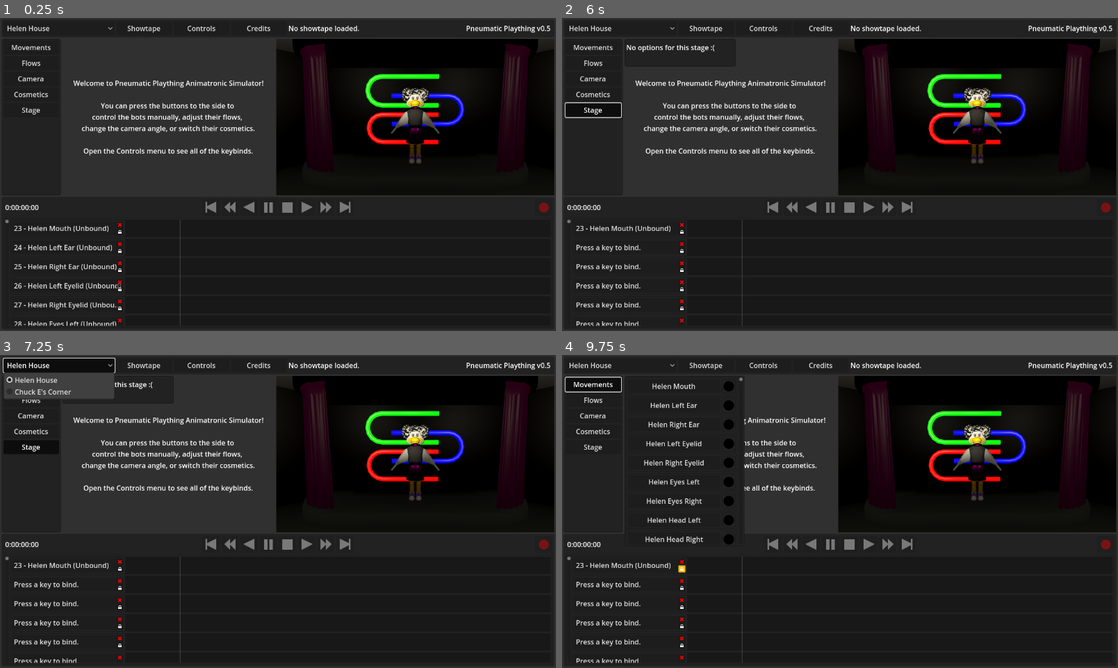
Above: before the commit, frames 1-4 (two rows, left to right).
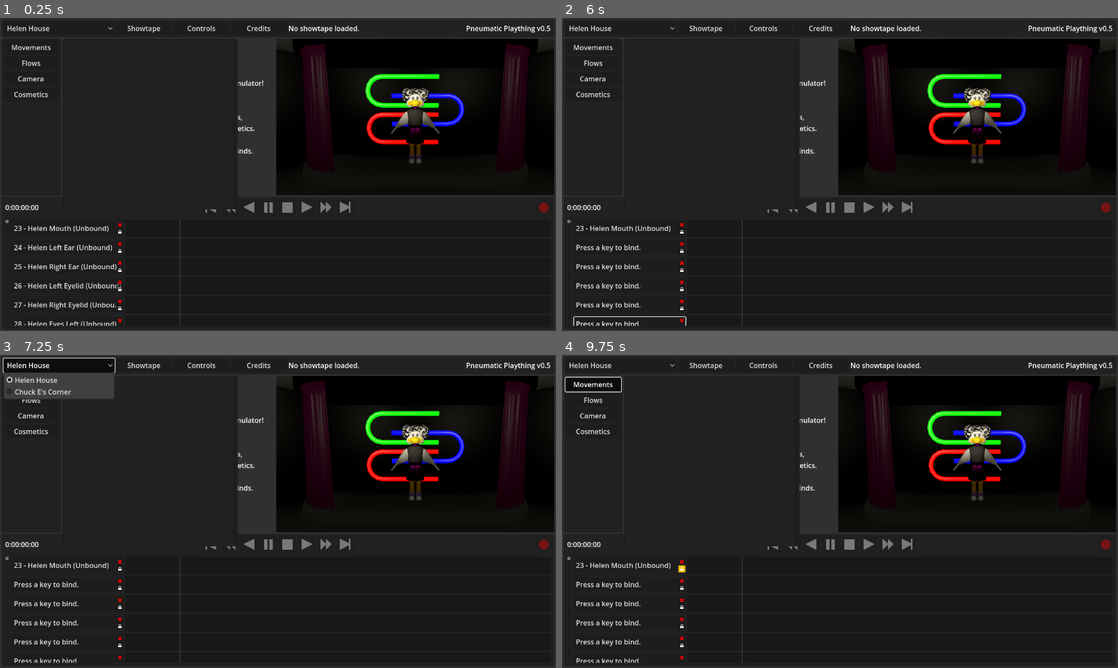
Above: after the commit, the same moments.

Repository: pizzaperp95/PneumaticPlaything
Game: Godot game, scene res://Scenes/GUI/EditorScreen.tscn
Two runs of this game, one before a commit and one after it. Both use one fixed random seed, a clock stepped at 60 frames per second and the inputs below.
Inputs (mouse positions are in pixels of both pictures, inside the frame that each line leads up to):
- Up to frame 1 (0.25 s): no input
- Up to frame 2 (6 s): click "23 - Helen Mouth (Unbound)" at 0.5 s; click "Press a key to bind." at 1.25 s; click "24 - Helen Left Ear (Unbound)" at 2 s; click "25 - Helen Right Ear (Unbound)" at 2.75 s; click "26 - Helen Left Eyelid (Unbou…" at 3.5 s; click "27 - Helen Right Eyelid (Unbo…" at 4.25 s; click "28 - Helen Eyes Left (Unbound)" at 5 s; click (595, 108) at 5.75 s, where only the run before the commit has a clickable "Stage"
- Up to frame 3 (7.25 s): click "Helen House" at 6.5 s
- Up to frame 4 (9.75 s): click "Showtape" at 7.25 s; click (684, 561) at 8.02 s; click (684, 567) at 8.77 s; click "Movements" at 9.5 s

The runs differ from the first frame. In frame 1, 1.5% of the frame differs, in the area x 3-43%, y 20-62%; in frame 2, 1.8%; in frame 3, 1.5%; in frame 4, 1.8%, in the area x 3-43%, y 7-62%.

Commit message:
cosmetic system is working

Diff:
--- /dev/null
+++ b/Scenes/GUI/Controls/CosmeticAdjustment.tscn
@@ -0,0 +1,35 @@
+[gd_scene load_steps=2 format=3 uid="uid://dfll7xwkb2mbi"]
+
+[ext_resource type="Script" uid="uid://1f7v3ohsgx0g" path="res://Scripts/CosmeticAdjustment.gd" id="1_fg0vw"]
+
+[node name="FlowControl" type="Control"]
+layout_mode = 3
+anchors_preset = 0
+offset_right = 384.0
+offset_bottom = 40.0
+script = ExtResource("1_fg0vw")
+
+[node name="Panel" type="Panel" parent="."]
+layout_mode = 0
+offset_right = 384.0
+offset_bottom = 40.0
+
+[node name="Label" type="Label" parent="Panel"]
+layout_mode = 0
+offset_left = 4.0
+offset_top = 4.0
+offset_right = 184.0
+offset_bottom = 36.0
+text = "Cosmetic Adustment"
+vertical_alignment = 1
+clip_text = true
+text_overrun_behavior = 3
+
+[node name="OptionButton" type="OptionButton" parent="Panel"]
+layout_mode = 0
+offset_left = 188.0
+offset_top = 4.0
+offset_right = 380.0
+offset_bottom = 36.0
+
+[connection signal="item_selected" from="Panel/OptionButton" to="." method="_on_option_button_item_selected"]
--- a/Scenes/GUI/EditorScreen.tscn
+++ b/Scenes/GUI/EditorScreen.tscn
@@ -510,16 +510,6 @@
 button_group = ExtResource("13_wy7jo")
 text = "Cosmetics"
 
-[node name="StageFlyoutButton" type="Button" parent="FlyoutPanel/FlyoutButtons"]
-layout_mode = 0
-offset_left = 4.0
-offset_top = 148.0
-offset_right = 132.0
-offset_bottom = 180.0
-toggle_mode = true
-button_group = ExtResource("13_wy7jo")
-text = "Stage"
-
 [node name="Movements" type="Panel" parent="FlyoutPanel"]
 visible = false
 layout_mode = 0
@@ -583,36 +573,29 @@
 offset_bottom = 4.0
 
 [node name="Cosmetics" type="Panel" parent="FlyoutPanel"]
-visible = false
-layout_mode = 0
 offset_left = 140.0
-offset_right = 396.0
-offset_bottom = 64.0
-
-[node name="Label" type="Label" parent="FlyoutPanel/Cosmetics"]
-layout_mode = 0
-offset_left = 4.0
-offset_top = 4.0
-offset_right = 228.0
-offset_bottom = 36.0
-text = "No options for this stage :("
-vertical_alignment = 1
-
-[node name="Stage" type="Panel" parent="FlyoutPanel"]
-visible = false
-layout_mode = 0
-offset_left = 140.0
-offset_right = 396.0
-offset_bottom = 64.0
-
-[node name="Label" type="Label" parent="FlyoutPanel/Stage"]
-layout_mode = 0
-offset_left = 4.0
-offset_top = 4.0
-offset_right = 228.0
-offset_bottom = 36.0
-text = "No options for this stage :("
-vertical_alignment = 1
+offset_right = 544.0
+offset_bottom = 392.0
+
+[node name="InvisibleMask" type="Control" parent="FlyoutPanel/Cosmetics"]
+clip_contents = true
+anchors_preset = 0
+offset_left = 4.0
+offset_top = 4.0
+offset_right = 388.0
+offset_bottom = 388.0
+
+[node name="CosmeticsHandle" type="Control" parent="FlyoutPanel/Cosmetics/InvisibleMask"]
+anchors_preset = 0
+
+[node name="VScrollBar" type="VScrollBar" parent="FlyoutPanel/Cosmetics"]
+layout_mode = 0
+offset_left = 392.0
+offset_top = 4.0
+offset_right = 400.0
+offset_bottom = 388.0
+max_value = 0.0
+step = 1.0
 
 [node name="ControlsScreen" type="Control" parent="."]
 visible = false
@@ -1123,9 +1106,9 @@
 [connection signal="toggled" from="FlyoutPanel/FlyoutButtons/FlowsFlyoutButton" to="." method="_on_flows_flyout_button_toggled"]
 [connection signal="toggled" from="FlyoutPanel/FlyoutButtons/CameraFlyoutButton" to="." method="_on_camera_flyout_button_toggled"]
 [connection signal="toggled" from="FlyoutPanel/FlyoutButtons/CosmeticsFlyoutButton" to="." method="_on_cosmetics_flyout_button_toggled"]
-[connection signal="toggled" from="FlyoutPanel/FlyoutButtons/StageFlyoutButton" to="." method="_on_stage_flyout_button_toggled"]
 [connection signal="value_changed" from="FlyoutPanel/Movements/VScrollBar" to="." method="_on_movement_v_scroll_bar_value_changed"]
 [connection signal="value_changed" from="FlyoutPanel/FlowControls/VScrollBar" to="." method="_on_flow_v_scroll_bar_value_changed"]
+[connection signal="value_changed" from="FlyoutPanel/Cosmetics/VScrollBar" to="." method="_on_cosmetics_v_scroll_bar_value_changed"]
 [connection signal="pressed" from="ControlsScreen/InputEater" to="." method="_on_input_eater_pressed"]
 [connection signal="pressed" from="CreditsScreen/InputEater" to="." method="_on_input_eater_pressed"]
 [connection signal="pressed" from="ShowtapeNewScreen/InputEater" to="." method="_on_input_eater_pressed"]
--- a/Scenes/Stages/ChuckEsCorner.tscn
+++ b/Scenes/Stages/ChuckEsCorner.tscn
@@ -1,6 +1,6 @@
 [gd_scene load_steps=6 format=3 uid="uid://dw3eplmapm5gc"]
 
-[ext_resource type="PackedScene" uid="uid://bb70mexwmq1ta" path="res://Models/Cyberamics/PTTChuck.glb" id="1_m77pm"]
+[ext_resource type="PackedScene" uid="uid://c2j62syov3skq" path="res://Models/Cyberamics/Cyberamic Chuck.glb" id="1_t27ru"]
 [ext_resource type="Script" uid="uid://bu68w4jnh0n2b" path="res://Scripts/AnimatronicController.gd" id="2_8qvk7"]
 [ext_resource type="PackedScene" uid="uid://bv66hlbvtekho" path="res://Models/ChuckEsCorner/ChuckEsCornerStage.glb" id="3_8qvk7"]
 [ext_resource type="PackedScene" uid="uid://dmh5upwts8y11" path="res://Models/Cyberamics/Warblettes.glb" id="3_t27ru"]
@@ -10,8 +10,8 @@
 
 [node name="ChuckEsCorner" type="Node3D"]
 
-[node name="Chuck" parent="." instance=ExtResource("1_m77pm")]
-transform = Transform3D(-1.5, 0, 2.26494e-07, 0, 1.5, 0, -2.26494e-07, 0, -1.5, -2, 2, 0.312447)
+[node name="Chuck" parent="." instance=ExtResource("1_t27ru")]
+transform = Transform3D(-1.5, 0, -1.31134e-07, 0, 1.5, 0, 1.31134e-07, 0, -1.5, -2, 2, 0.312)
 script = ExtResource("2_8qvk7")
 
 [node name="Warblettes" parent="." instance=ExtResource("3_t27ru")]
--- /dev/null
+++ b/Scripts/CosmeticAdjustment.gd
@@ -0,0 +1,18 @@
+extends Control
+
+@export var vis_name: String
+@export var scene_handle: String
+@export var options: Dictionary
+
+func _ready() -> void:
+	$Panel/Label.text = vis_name
+	for option in options:
+		$Panel/OptionButton.add_item(option)
+	$Panel/OptionButton.select(0)
+	for adjusted in options[$Panel/OptionButton.get_item_text(0)]:
+		get_node(scene_handle+adjusted).visible = options[$Panel/OptionButton.get_item_text(0)][adjusted]
+
+
+func _on_option_button_item_selected(index: int) -> void:
+	for adjusted in options[$Panel/OptionButton.get_item_text(index)]:
+		get_node(scene_handle+adjusted).visible = options[$Panel/OptionButton.get_item_text(index)][adjusted]
--- a/Scripts/EditorScreen.gd
+++ b/Scripts/EditorScreen.gd
@@ -45,7 +45,9 @@
 			39: { "bot": "Helen", "movement": "Body Left", "flow_in": 0.7, "flow_out": 0.7 },
 			40: { "bot": "Helen", "movement": "Body Right", "flow_in": 0.7, "flow_out": 0.7 },
 			41: { "bot": "Helen", "movement": "Body Lean", "flow_in": 1.0, "flow_out": 0.8 },
-		}
+		},
+
+		"cosmetics": { }
 	},
 	"Chuck E's Corner":
 	{
@@ -68,6 +70,121 @@
 			8: { "bot": "Chuck", "movement": "Right Arm", "flow_in": 2.0, "flow_out": 1.0 },
 			41: { "bot": "Warblettes", "movement": "Mouth", "flow_in": 4.0, "flow_out": 3.0 },
 			44: { "bot": "Warblettes", "movement": "Body Rock", "flow_in": 1.0, "flow_out": 1.0 },
+		},
+
+		"cosmetics":
+		{
+			"Chuck E. Hat":
+			{
+				"Derby":
+				{
+					"Chuck/Chuck/Skeleton3D/Avenger Hat": false,
+					"Chuck/Chuck/Skeleton3D/Cool Chuck Hat": false,
+					"Chuck/Chuck/Skeleton3D/Derby": true,
+				},
+				"Cool Chuck":
+				{
+					"Chuck/Chuck/Skeleton3D/Avenger Hat": false,
+					"Chuck/Chuck/Skeleton3D/Cool Chuck Hat": true,
+					"Chuck/Chuck/Skeleton3D/Derby": false,
+				},
+				"Avenger":
+				{
+					"Chuck/Chuck/Skeleton3D/Avenger Hat": true,
+					"Chuck/Chuck/Skeleton3D/Cool Chuck Hat": false,
+					"Chuck/Chuck/Skeleton3D/Derby": false,
+				},
+				"None":
+				{
+					"Chuck/Chuck/Skeleton3D/Avenger Hat": false,
+					"Chuck/Chuck/Skeleton3D/Cool Chuck Hat": false,
+					"Chuck/Chuck/Skeleton3D/Derby": false,
+				}
+			},
+
+			"Chuck E. Shirt":
+			{
+				"Red Vest":
+				{
+					"Chuck/Chuck/Skeleton3D/Avenger Shirt": false,
+					"Chuck/Chuck/Skeleton3D/Cool Chuck Shirt": false,
+					"Chuck/Chuck/Skeleton3D/Black Bowtie": true,
+					"Chuck/Chuck/Skeleton3D/Buttons": true,
+					"Chuck/Chuck/Skeleton3D/Vest Trim": true,
+					"Chuck/Chuck/Skeleton3D/Yellow Checker Vest": false,
+					"Chuck/Chuck/Skeleton3D/Rocker Vest": true,
+				},
+				"Yellow Checker Vest":
+				{
+					"Chuck/Chuck/Skeleton3D/Avenger Shirt": false,
+					"Chuck/Chuck/Skeleton3D/Cool Chuck Shirt": false,
+					"Chuck/Chuck/Skeleton3D/Black Bowtie": true,
+					"Chuck/Chuck/Skeleton3D/Buttons": true,
+					"Chuck/Chuck/Skeleton3D/Vest Trim": true,
+					"Chuck/Chuck/Skeleton3D/Yellow Checker Vest": true,
+					"Chuck/Chuck/Skeleton3D/Rocker Vest": false,
+				},
+				"Cool Chuck Shirt":
+				{
+					"Chuck/Chuck/Skeleton3D/Avenger Shirt": false,
+					"Chuck/Chuck/Skeleton3D/Cool Chuck Shirt": true,
+					"Chuck/Chuck/Skeleton3D/Black Bowtie": false,
+					"Chuck/Chuck/Skeleton3D/Buttons": false,
+					"Chuck/Chuck/Skeleton3D/Vest Trim": false,
+					"Chuck/Chuck/Skeleton3D/Yellow Checker Vest": false,
+					"Chuck/Chuck/Skeleton3D/Rocker Vest": false,
+				},
+				"Avenger Shirt":
+				{
+					"Chuck/Chuck/Skeleton3D/Avenger Shirt": true,
+					"Chuck/Chuck/Skeleton3D/Cool Chuck Shirt": false,
+					"Chuck/Chuck/Skeleton3D/Black Bowtie": false,
+					"Chuck/Chuck/Skeleton3D/Buttons": false,
+					"Chuck/Chuck/Skeleton3D/Vest Trim": false,
+					"Chuck/Chuck/Skeleton3D/Yellow Checker Vest": false,
+					"Chuck/Chuck/Skeleton3D/Rocker Vest": false,
+				}
+			},
+
+			"Chuck E. Mask":
+			{
+				"PTT":
+				{
+					"Chuck/Chuck/Skeleton3D/PTT Ears": true,
+					"Chuck/Chuck/Skeleton3D/PTT Ears Inside": true,
+					"Chuck/Chuck/Skeleton3D/PTT Jaw": true,
+					"Chuck/Chuck/Skeleton3D/PTT Muzzle": true,
+					"Chuck/Chuck/Skeleton3D/Modern Ears": false,
+					"Chuck/Chuck/Skeleton3D/Modern Ears Inside": false,
+					"Chuck/Chuck/Skeleton3D/Modern Jaw": false,
+					"Chuck/Chuck/Skeleton3D/Modern Muzzle": false,
+				},
+				"Modern":
+				{
+					"Chuck/Chuck/Skeleton3D/PTT Ears": false,
+					"Chuck/Chuck/Skeleton3D/PTT Ears Inside": false,
+					"Chuck/Chuck/Skeleton3D/PTT Jaw": false,
+					"Chuck/Chuck/Skeleton3D/PTT Muzzle": false,
+					"Chuck/Chuck/Skeleton3D/Modern Ears": true,
+					"Chuck/Chuck/Skeleton3D/Modern Ears Inside": true,
+					"Chuck/Chuck/Skeleton3D/Modern Jaw": true,
+					"Chuck/Chuck/Skeleton3D/Modern Muzzle": true,
+				},
+			},
+
+			"Chuck E. Eyelids":
+			{
+				"Blue":
+				{
+					"Chuck/Chuck/Skeleton3D/Blue Eyelids": true,
+					"Chuck/Chuck/Skeleton3D/Grey Eyelids": false,
+				},
+				"Grey":
+				{
+					"Chuck/Chuck/Skeleton3D/Blue Eyelids": false,
+					"Chuck/Chuck/Skeleton3D/Grey Eyelids": true,
+				},
+			}
 		}
 	}
 }
@@ -92,10 +209,13 @@
 			movement.queue_free()
 		for camera in $FlyoutPanel/Camera.get_children():
 			camera.queue_free()
+		for cosmetic_adjustment in $FlyoutPanel/Cosmetics/InvisibleMask/CosmeticsHandle.get_children():
+			cosmetic_adjustment.queue_free()
 		$SubViewport.get_child(0).queue_free()
 		cam_index = 0
 	var stage = load(stages_info[current_stage]["scene"]).instantiate()
 	$SubViewport.add_child(stage)
+
 	var cam_offset = 4
 	for i in range(1, stages_info[current_stage]["camera_count"]+1):
 		var camera_button = load("res://Scenes/GUI/Controls/CameraButton.tscn").instantiate()
@@ -105,6 +225,20 @@
 		cam_offset += 36
 		$FlyoutPanel/Camera.add_child(camera_button)
 	$FlyoutPanel/Camera.size.y = cam_offset
+
+	var cosmetics_offset = 0
+	var cosmetics_count = -1
+	for cosmetic in stages_info[current_stage]["cosmetics"]:
+		var cosmetic_adjustment = load("res://Scenes/GUI/Controls/CosmeticAdjustment.tscn").instantiate()
+		cosmetic_adjustment.vis_name = cosmetic
+		cosmetic_adjustment.options = stages_info[current_stage]["cosmetics"][cosmetic]
+		cosmetic_adjustment.scene_handle = "../../../../../" + stages_info[current_stage]["scene_ref_base"]
+		cosmetic_adjustment.position.y = cosmetics_offset
+		cosmetics_offset += 44
+		cosmetics_count += 1
+		$FlyoutPanel/Cosmetics/InvisibleMask/CosmeticsHandle.add_child(cosmetic_adjustment)
+	$FlyoutPanel/Cosmetics/VScrollBar.max_value = cosmetics_count
+
 	var rows_offset = 0
 	var flows_offset = 0
 	var flow_count = 0
@@ -372,6 +506,9 @@
 func _on_movement_v_scroll_bar_value_changed(value: float) -> void:
 	$FlyoutPanel/Movements/InvisibleMask/MovementHandle.position.y = value * -44
 
+func _on_cosmetics_v_scroll_bar_value_changed(value: float) -> void:
+	$FlyoutPanel/Cosmetics/InvisibleMask/CosmeticsHandle.position.y = value * -44
+
 func _erase_all() -> void:
 	playing = false
 	$AudioStreamPlayer.stop()
@@ -396,9 +533,6 @@
 
 func _on_cosmetics_flyout_button_toggled(toggled_on: bool) -> void:
 	$FlyoutPanel/Cosmetics.visible = toggled_on
-
-func _on_stage_flyout_button_toggled(toggled_on: bool) -> void:
-	$FlyoutPanel/Stage.visible = toggled_on
 
 
 func _on_play_button_pressed() -> void:
Binary file added: Models/Cyberamics/Cyberamic Chuck.glb
Not shown, changed: Models/Cyberamics/Cyberamic Chuck.glb.import
Binary file added: Models/Cyberamics/Cyberamic Chuck_avenger chuck shirt.png
Not shown, added: Models/Cyberamics/Cyberamic Chuck_avenger chuck shirt.png.import
Binary file added: Models/Cyberamics/Cyberamic Chuck_avenger hat.png
Not shown, changed: Models/Cyberamics/Cyberamic Chuck_avenger hat.png.import
Binary file added: Models/Cyberamics/Cyberamic Chuck_cool chuck hat.png
Not shown, changed: Models/Cyberamics/Cyberamic Chuck_cool chuck hat.png.import
Binary file added: Models/Cyberamics/Cyberamic Chuck_cool chuck shirt.png
Not shown, added: Models/Cyberamics/Cyberamic Chuck_cool chuck shirt.png.import
Renamed: Models/Cyberamics/PTTChuck_derby.png -> Models/Cyberamics/Cyberamic Chuck_derby.png
Not shown, changed: Models/Cyberamics/Cyberamic Chuck_derby.png.import
(and 14 more such lines)
